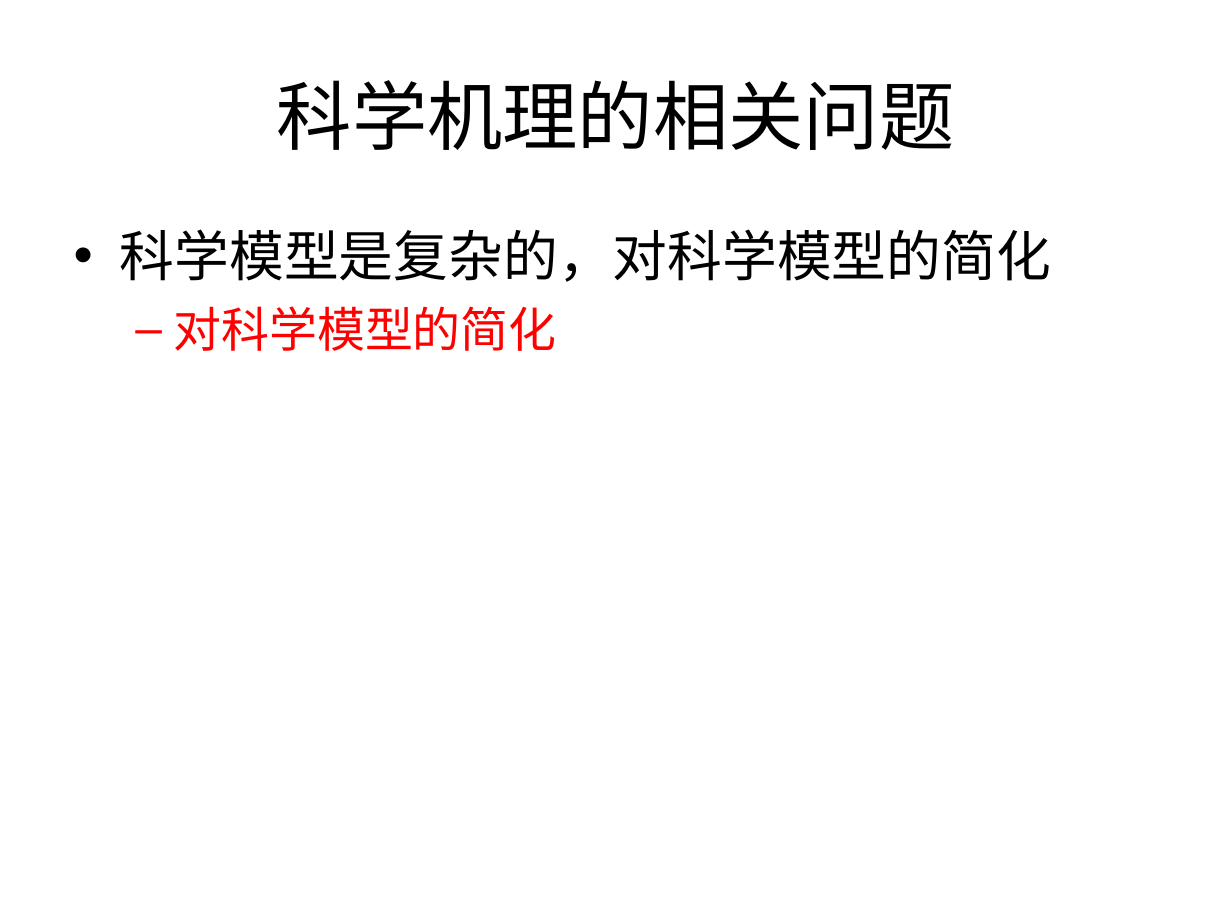
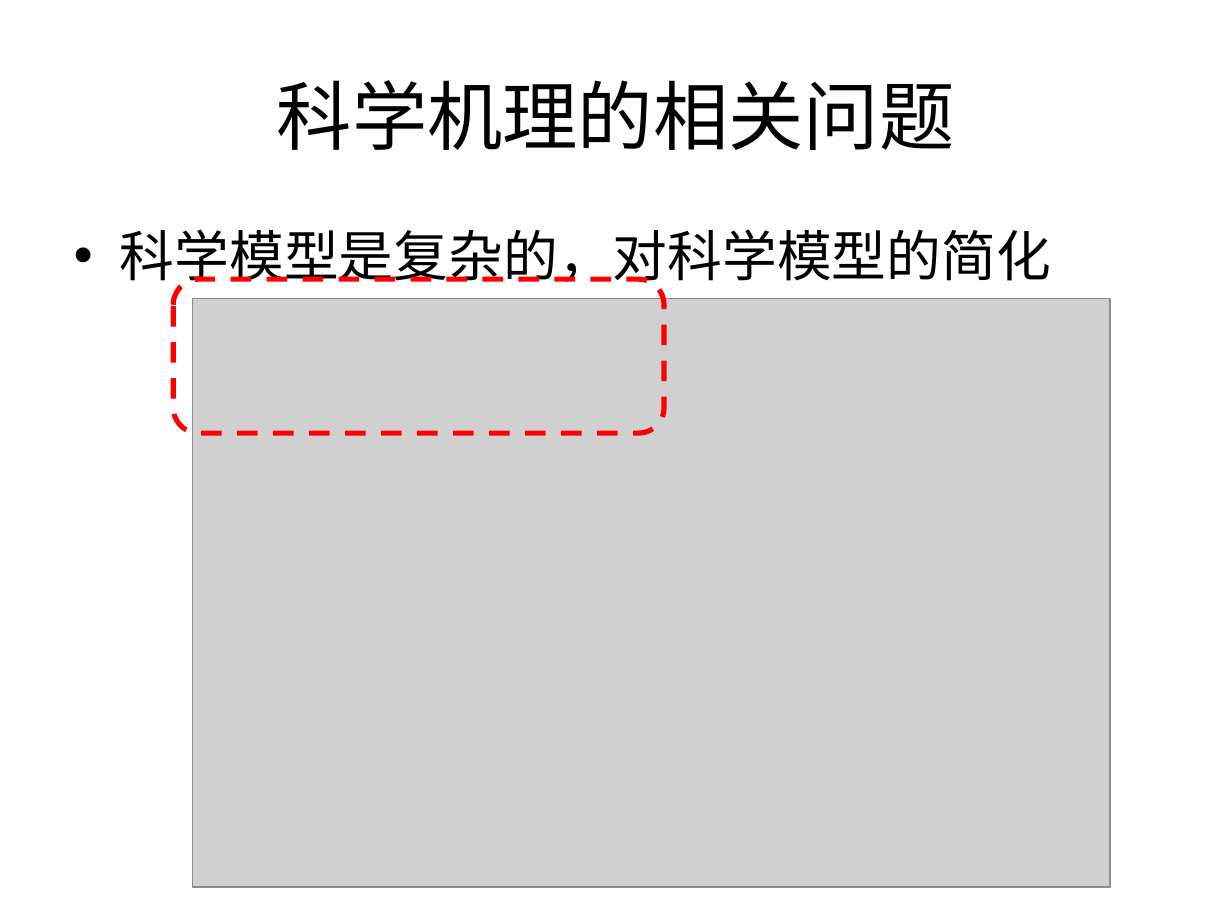
Before and after one commit to Nookleptia/qianmen3d, a slide deck: slide 28 of 毕设文件/毕设提纲.ppt. Drawn at 1232x924 pixels with LibreOffice and Linux fonts; fonts in the diff are those of the drawing; grey boxes stand for pictures. Boxes give left, top, right and bottom in pixels: in the first picture for what was removed or moved away, otherwise in the second. Text is boxed around its words. In the diff, an @@ line names an element or a change of style, - is before the commit and + after.

```diff
--- a/毕设文件/毕设提纲.ppt
+++ b/毕设文件/毕设提纲.ppt
@@ rounded rectangle added at (174, 280, 664, 434), outline #FF0000 3 pt dashed @@
@@ picture added at (192, 298, 1110, 887) @@
@@ text at (174, 306, 557, 351): paragraph removed @@
-  – 对科学模型的简化
```
Also in this commit, not shown: 13 other slides changed, 2 other files.
